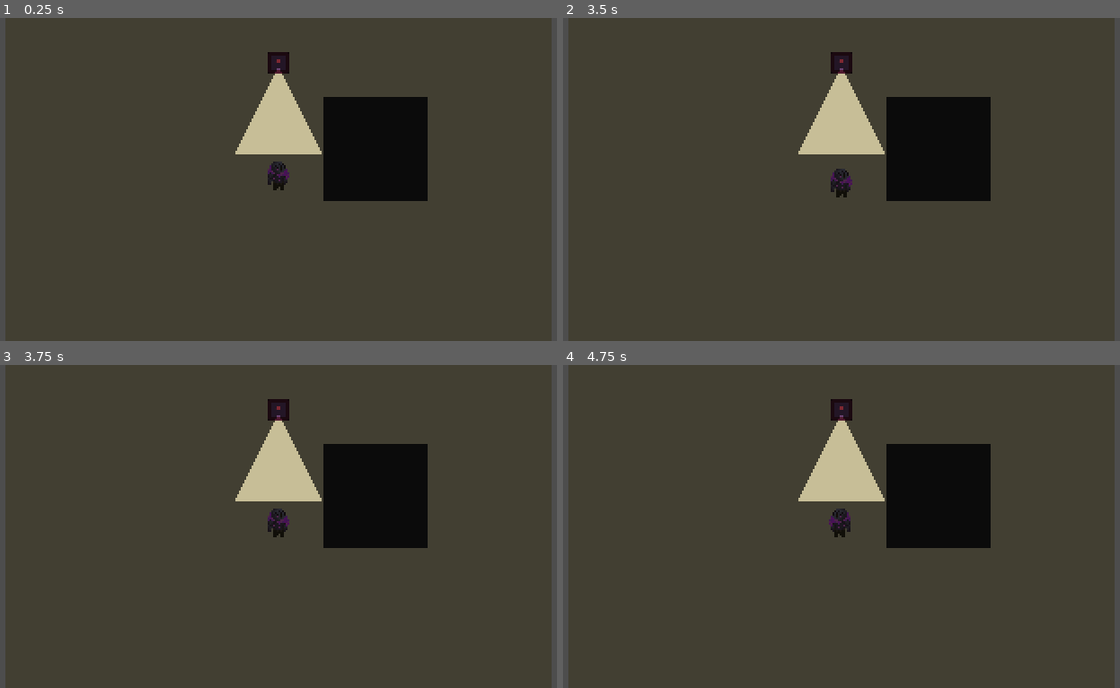
Above: before the commit, frames 1-4 (two rows, left to right).
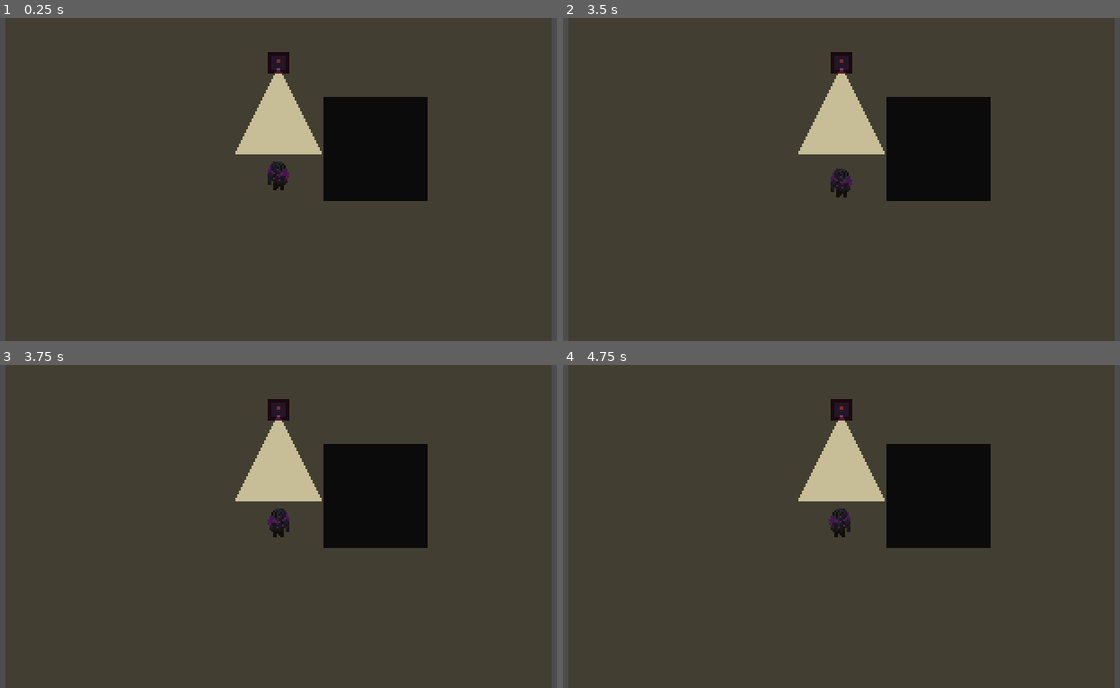
Above: after the commit, the same moments.

Repository: SimchadeLange/GamepieGamejam
Game: Godot game, scene res://scenes/levels/main.tscn
The game is run twice, just before and just after one commit, with the same random seed, the same clock (stepped at 60 frames per second) and the same inputs. The engine's default icon, where the game draws it, is replaced by a stand-in: a white triangle on a blue panel in a dark square.
Inputs (mouse positions are in pixels of both pictures, inside the frame that each line leads up to):
- Up to frame 1 (0.25 s): no input
- Up to frame 2 (3.5 s): tap Enter at 0.5, 2.75 s; move the mouse to (969, 163) at 0.52 s; press the mouse at (969, 163) at 0.53 s; hold Right (move_right) 0.53-1.28 s; tap Space (roll) at 1.25, 1.35, 2.85 s; move the mouse to (724, 195) at 1.27 s; release the mouse at (724, 195) at 1.28 s; hold Down (move_down) 1.28-2.03 s; move the mouse to (897, 108) at 2.02 s; press the mouse at (897, 108) at 2.03 s; hold Right (move_right) 2.03-2.78 s; move the mouse to (813, 244) at 2.77 s; release the mouse at (813, 244) at 2.78 s; hold Up (move_up) from 2.78 s (still down)
- Up to frame 3 (3.75 s): move the mouse to (451, 574) at 3.52 s; release Up (move_up) at 3.53 s; press the mouse at (451, 574) at 3.53 s; hold Left (move_left) from 3.53 s (still down)
- Up to frame 4 (4.75 s): keep holding Left (move_left); tap Space (roll) at 4.25, 4.35 s; move the mouse to (668, 478) at 4.27 s; release the mouse at (668, 478) at 4.28 s

Frames 1-2 are identical in both runs. In frame 3, 0.1% of the frame differs, in the area x 48-52%, y 44-53%; in frame 4, nothing differs.
Error after the commit: Invalid call. Nonexistent function 'movement_process' in base 'Nil'. (res://scripts/enemy/enemy_00/enemy_00.gd:14)

Commit message:
started on navigation component and made movement component

Diff:
--- a/game_jam_00/project.godot
+++ b/game_jam_00/project.godot
@@ -14,6 +14,10 @@
 run/main_scene="uid://dg20bly5q7crl"
 config/features=PackedStringArray("4.7", "Forward Plus")
 config/icon="res://icon.svg"
+
+[autoload]
+
+Globals="*uid://bs1xmf7ibf78g"
 
 [display]
 
--- a/game_jam_00/scenes/enemy_00.tscn
+++ b/game_jam_00/scenes/enemy_00.tscn
@@ -4,21 +4,24 @@
 [ext_resource type="Texture2D" uid="uid://cx6bmmhbdhhjl" path="res://icon.svg" id="1_jc35d"]
 [ext_resource type="Script" uid="uid://dkbomf5xkxumd" path="res://scripts/resources/health_component.gd" id="2_3dgu2"]
 [ext_resource type="Script" uid="uid://bainvlpqjw1h3" path="res://scripts/resources/hitbox_component.gd" id="3_0pc7c"]
+[ext_resource type="Script" uid="uid://doiclrfibubxr" path="res://scripts/resources/movement_component.gd" id="4_hbusj"]
 [ext_resource type="Script" uid="uid://ctk743jn0ttiy" path="res://scripts/resources/statemachine/state_machine.gd" id="4_yjhhj"]
 [ext_resource type="Script" uid="uid://ctb3oc8wewgcl" path="res://scripts/enemy/enemy_00/idle_state.gd" id="5_qpise"]
 [ext_resource type="Texture2D" uid="uid://sdupsunqnsq6" path="res://assets/cone_light.png" id="7_ots75"]
+[ext_resource type="Script" uid="uid://c800y2q6c45cp" path="res://scripts/resources/pathfinding_component.gd" id="8_q04cj"]
 
-[sub_resource type="RectangleShape2D" id="RectangleShape2D_5yfdf"]
-size = Vector2(12, 12)
+[sub_resource type="CircleShape2D" id="CircleShape2D_ots75"]
+radius = 6.0
 
 [sub_resource type="RectangleShape2D" id="RectangleShape2D_uxpb3"]
 size = Vector2(12, 12)
 
-[node name="Enemy_00" type="CharacterBody2D" unique_id=1667096636 node_paths=PackedStringArray("state_machine", "health_component")]
+[node name="Enemy_00" type="CharacterBody2D" unique_id=1667096636 node_paths=PackedStringArray("state_machine", "health_component", "sprite")]
 collision_layer = 8
 script = ExtResource("1_47iip")
 state_machine = NodePath("StateMachine")
 health_component = NodePath("HealthComponent")
+sprite = NodePath("Sprite2D")
 
 [node name="PointLight2D" type="PointLight2D" parent="." unique_id=1170061750]
 texture_filter = 1
@@ -33,8 +36,14 @@
 texture = ExtResource("1_jc35d")
 
 [node name="CollisionShape2D" type="CollisionShape2D" parent="." unique_id=585940616]
-visible = false
-shape = SubResource("RectangleShape2D_5yfdf")
+shape = SubResource("CircleShape2D_ots75")
+
+[node name="MovementComponent" type="Node" parent="." unique_id=1888361400 node_paths=PackedStringArray("character", "state_machine")]
+script = ExtResource("4_hbusj")
+character = NodePath("..")
+state_machine = NodePath("../StateMachine")
+speed = 32.0
+metadata/_custom_type_script = "uid://doiclrfibubxr"
 
 [node name="HealthComponent" type="Node" parent="." unique_id=1567124381]
 script = ExtResource("2_3dgu2")
@@ -59,3 +68,9 @@
 
 [node name="Idle" type="Node" parent="StateMachine" unique_id=1610090786]
 script = ExtResource("5_qpise")
+
+[node name="PathfindingComponent" type="NavigationAgent2D" parent="." unique_id=423569108 node_paths=PackedStringArray("character", "movement_component")]
+avoidance_enabled = true
+script = ExtResource("8_q04cj")
+character = NodePath("..")
+movement_component = NodePath("../MovementComponent")
--- a/game_jam_00/scenes/player.tscn
+++ b/game_jam_00/scenes/player.tscn
@@ -6,6 +6,7 @@
 [ext_resource type="Script" uid="uid://ctk743jn0ttiy" path="res://scripts/resources/statemachine/state_machine.gd" id="3_qhqgy"]
 [ext_resource type="Script" uid="uid://dkbomf5xkxumd" path="res://scripts/resources/health_component.gd" id="3_ur7pv"]
 [ext_resource type="Script" uid="uid://debfixgfwcphs" path="res://scripts/player/idle_state.gd" id="4_dqkch"]
+[ext_resource type="Script" uid="uid://doiclrfibubxr" path="res://scripts/resources/movement_component.gd" id="4_jej6c"]
 [ext_resource type="Script" uid="uid://bainvlpqjw1h3" path="res://scripts/resources/hitbox_component.gd" id="4_y4r1p"]
 [ext_resource type="Script" uid="uid://bugqq7br7b5rm" path="res://scripts/player/rolling_state.gd" id="5_qlg0r"]
 [ext_resource type="Script" uid="uid://8rm7xyjparas" path="res://scripts/resources/statemachine/state_debug_label.gd" id="6_tuyoq"]
@@ -14,7 +15,7 @@
 [ext_resource type="Script" uid="uid://207f4hdovnwp" path="res://scripts/player/attacking_state.gd" id="11_3v2ag"]
 
 [sub_resource type="OccluderPolygon2D" id="OccluderPolygon2D_bq816"]
-polygon = PackedVector2Array(-3, 2, 3, 2, 6, -2, 3, -10, -4, -10, -6, -6, -6, 0)
+polygon = PackedVector2Array(-3, 2, 3, 2, 6, -2, 3, -9, -3, -9, -5, -6, -6, 0)
 
 [sub_resource type="RectangleShape2D" id="RectangleShape2D_uxpb3"]
 size = Vector2(10, 12)
@@ -36,11 +37,11 @@
 
 [sub_resource type="AnimationNodeStateMachineTransition" id="AnimationNodeStateMachineTransition_3v2ag"]
 advance_mode = 2
-advance_expression = "dir"
+advance_expression = "movement_component.dir"
 
 [sub_resource type="AnimationNodeStateMachineTransition" id="AnimationNodeStateMachineTransition_y4r1p"]
 advance_mode = 2
-advance_expression = "!dir"
+advance_expression = "!movement_component.dir"
 
 [sub_resource type="AnimationNodeStateMachine" id="AnimationNodeStateMachine_f1ej7"]
 states/idle/node = SubResource("AnimationNodeAnimation_y4r1p")
@@ -93,7 +94,7 @@
 &"walking": SubResource("Animation_jej6c")
 }
 
-[node name="Player" type="CharacterBody2D" unique_id=291136771 node_paths=PackedStringArray("sprite", "state_machine", "anim_tree", "health_component", "weapon")]
+[node name="Player" type="CharacterBody2D" unique_id=291136771 node_paths=PackedStringArray("sprite", "state_machine", "anim_tree", "movement_component", "health_component", "weapon")]
 z_index = 1
 collision_layer = 2
 collision_mask = 9
@@ -101,6 +102,7 @@
 sprite = NodePath("Sprite2D")
 state_machine = NodePath("StateMachine")
 anim_tree = NodePath("AnimationTree")
+movement_component = NodePath("MovementComponent")
 health_component = NodePath("HealthComponent")
 weapon = NodePath("TestWeapon")
 
@@ -128,6 +130,12 @@
 [node name="CollisionShape2D" type="CollisionShape2D" parent="TestWeapon" unique_id=1156642878]
 position = Vector2(0, -2)
 shape = SubResource("RectangleShape2D_rii1s")
+
+[node name="MovementComponent" type="Node" parent="." unique_id=1777206012 node_paths=PackedStringArray("character", "state_machine")]
+script = ExtResource("4_jej6c")
+character = NodePath("..")
+state_machine = NodePath("../StateMachine")
+metadata/_custom_type_script = "uid://doiclrfibubxr"
 
 [node name="HealthComponent" type="Node" parent="." unique_id=385533668]
 script = ExtResource("3_ur7pv")
--- a/game_jam_00/scripts/enemy/enemy_00/enemy_00.gd
+++ b/game_jam_00/scripts/enemy/enemy_00/enemy_00.gd
@@ -1,10 +1,22 @@
 extends CharacterBody2D
 
+const SPEED: float = 20.0
+
 @export var state_machine: CharacterStateMachine
+@export var movement_component: MovementComponent
 @export var health_component: HealthComponent
+@export var sprite: Sprite2D
 
 func _ready() -> void:
 	health_component.on_death.connect(dead)
 
+func _physics_process(delta: float) -> void:
+	movement_component.movement_process(delta)
+
+	if movement_component.prev_dir.x > 0:
+		sprite.flip_h = false
+	elif movement_component.prev_dir.x < 0:
+		sprite.flip_h = true
+
 func dead() -> void:
 	print("dead")
--- /dev/null
+++ b/game_jam_00/scripts/globals.gd
@@ -0,0 +1,6 @@
+extends Node
+
+@warning_ignore("unused_signal")
+signal has_player
+
+var player: Player
--- a/game_jam_00/scripts/player/player.gd
+++ b/game_jam_00/scripts/player/player.gd
@@ -5,36 +5,25 @@
 @export var sprite: Sprite2D
 @export var state_machine: CharacterStateMachine
 @export var anim_tree: AnimationTree
+@export var movement_component: MovementComponent
 @export var health_component: HealthComponent
 @export var weapon: Weapon
 
-const SPEED: float = 42.0
-
-var dir: Vector2
-var prev_dir: Vector2
-var can_move: bool = false
 var can_roll: bool = true
 
 func _ready() -> void:
 	anim_tree.active = true
+	Globals.player = self
+	Globals.has_player.emit()
 
 func _physics_process(delta: float) -> void:
-	# Getting current state can_move bool
-	can_move = state_machine.current_state.can_move
+	movement_component.dir.x = Input.get_axis("move_left", "move_right")
+	movement_component.dir.y = Input.get_axis("move_up", "move_down")
+	movement_component.movement_process(delta)
 
-	# Direction input and movement handling
-	dir.x = Input.get_axis("move_left", "move_right")
-	dir.y = Input.get_axis("move_up", "move_down")
-	if dir and can_move:
-		velocity = lerp(velocity, dir * SPEED, delta * 2)
-		if prev_dir.x > 0:
-			sprite.flip_h = false
-			weapon.hurtbox.position.x = 6
-		elif prev_dir.x < 0:
-			sprite.flip_h = true
-			weapon.hurtbox.position.x = -6
-		prev_dir = dir
-	else:
-		velocity = lerp(velocity, Vector2.ZERO, delta * 10)
-
-	move_and_slide()
+	if movement_component.prev_dir.x > 0:
+		sprite.flip_h = false
+		weapon.hurtbox.position.x = 6
+	elif movement_component.prev_dir.x < 0:
+		sprite.flip_h = true
+		weapon.hurtbox.position.x = -6
--- /dev/null
+++ b/game_jam_00/scripts/resources/movement_component.gd
@@ -0,0 +1,25 @@
+extends Node
+
+class_name MovementComponent
+
+@export var character: CharacterBody2D
+@export var state_machine: CharacterStateMachine
+@export var speed: float = 42.0
+@export var speed_buildup: float = 2.0
+
+var dir: Vector2
+var prev_dir: Vector2
+var can_move: bool = true
+
+func movement_process(delta: float) -> void:
+	if state_machine:
+		can_move = state_machine.current_state.can_move
+
+	# Direction input and movement handling
+	if dir and can_move:
+		character.velocity = lerp(character.velocity, dir * speed, delta * speed_buildup)
+		prev_dir = dir
+	else:
+		character.velocity = lerp(character.velocity, Vector2.ZERO, delta * 10)
+
+	character.move_and_slide()
--- /dev/null
+++ b/game_jam_00/scripts/resources/pathfinding_component.gd
@@ -0,0 +1,12 @@
+extends NavigationAgent2D
+
+@export var character: PhysicsBody2D
+@export var movement_component: MovementComponent
+
+func _ready() -> void:
+	await Globals.has_player
+	target_position = Globals.player.global_position
+
+func _physics_process(_delta: float) -> void:
+	if !is_target_reached():
+		movement_component.dir = character.to_local(get_next_path_position().normalized())
Not shown, added: game_jam_00/scripts/globals.gd.uid
Not shown, added: game_jam_00/scripts/resources/movement_component.gd.uid
Not shown, added: game_jam_00/scripts/resources/pathfinding_component.gd.uid
